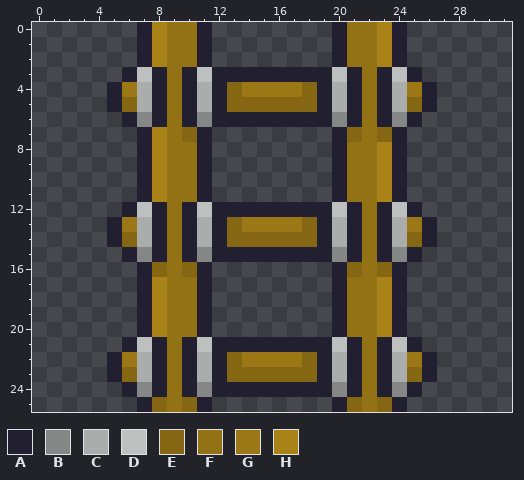
Two states of a pixel-art sprite, lows/images/ladder-sheet0.png. That is the earlier state.
The file is 32x26 pixels.
Palette (. is transparent): A #211f30  B #858786  C #abadac  D #bec0bf  E #856613  F #937115  G #9c7716  H #aa8318
Pixels before, first column x 5:
 0 ..AHFFA........AFFHA..
 1 ..AHFFA........AFFHA..
 2 ..AHFFA........AFFHA..
 3 .ADAFADAAAAAAAADAFADA.
 4 AGCAFACAEGGGGEACAFACGA
 5 AECAFACAEEEEEEACAFACEA
 6 .ABAFABAAAAAAAABAFABA.
 7 ..AHFEA........AEFEA..
 8 ..AHFFA........AFFHA..
 9 ..AHFFA........AFFHA..
10 ..AHFFA........AFFHA..
11 ..AHFFA........AFFHA..
12 .ADAFADAAAAAAAADAFADA.
13 AGCAFACAEGGGGEACAFACGA
14 AECAFACAEEEEEEACAFACEA
15 .ABAFABAAAAAAAABAFABA.
16 ..AEFEA........AEFEA..
17 ..AHFFA........AFFHA..
18 ..AHFFA........AFFHA..
19 ..AHFFA........AFFHA..
20 ..AHFFA........AFFHA..
21 .ADAFADAAAAAAAADAFADA.
22 AGCAFACAEGGGGEACAFACGA
23 AECAFACAEEEEEEACAFACEA
24 .ABAFABAAAAAAAABAFABA.
25 ..AEFEA........AEFEA..
The result:
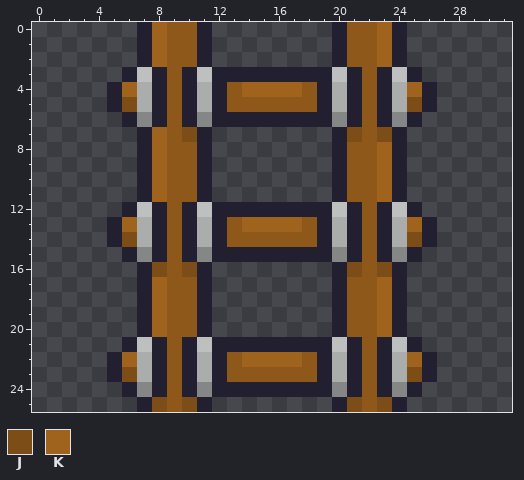
Colours new in this view: J #7c4d16  K #a0631d
What changed:
colour F: #937115 -> #8e581a
Changed rows in their new state; - is a pixel that keeps its letter.
first column x 6:
 0 --K--------------K--
 1 --K--------------K--
 2 --K--------------K--
 4 K------FKKKKF------K
 5 J------FFFFFF------J
 7 --K-J----------J-J--
 8 --K--------------K--
 9 --K--------------K--
10 --K--------------K--
11 --K--------------K--
13 K------FKKKKF------K
14 J------FFFFFF------J
16 --J-J----------J-J--
17 --K--------------K--
18 --K--------------K--
19 --K--------------K--
20 --K--------------K--
22 K------FKKKKF------K
23 J------FFFFFF------J
25 --J-J----------J-J--
Boxes around the changes in both pictures, in picture pixels (x1, y1, x2, y2):
changed: (122, 22, 422, 412)
